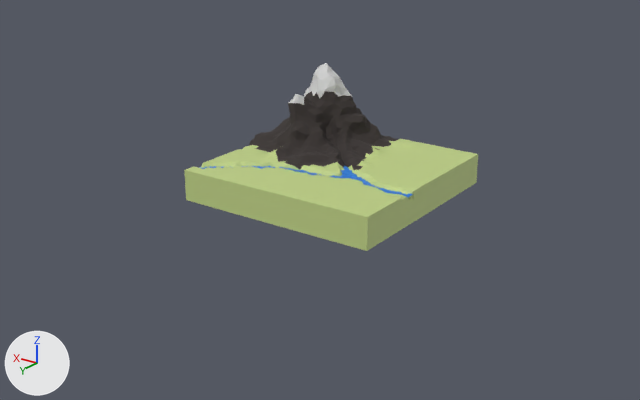
Renders of the Blender file first_world/myworld.blend from each side of a commit.
Both versions are drawn from a 50 mm lens placed at (-45.1, 66.0, 29.7), pointed at (0.0, 2.5, -0.1). The axes (+X, +Y, +Z) are drawn at lower left. The lights are the same throughout.

Before the edit, the objects in view are built like this:
```python
mat_water = principled_material('water')
mat_water.base_color = (0.0182, 0.2, 0.685)  # blue #257cd8
me_plane_001 = bpy.data.meshes.new('Plane.001')
me_plane_001.from_pydata(...)  # 1624 vertices, 3242 faces; spans x -10.0..10.8, y -10.2..10.0, z -0.1..10.7
# faces by material slot: [1528, 1545, 169]
me_plane_001.materials.append(mat_rock)  # black #3b3432
me_plane_001.materials.append(mat_green_grass)  # green #c1d388
me_plane_001.materials.append(mat_snow)  # light grey #d1d1d1
me_plane_003 = bpy.data.meshes.new('Plane.003')
me_plane_003.from_pydata(...)  # 1718 vertices, 3314 faces; spans x -10.0..10.0, y -5.4..5.4, z 0.0..0.2
me_plane_003.materials.append(mat_water)  # blue #257cd8
ob_terrain = bpy.data.objects.new('Terrain', me_plane_001)
ob_terrain.location = (0.0, 0.0, 0.0)
ob_water = bpy.data.objects.new('water', me_plane_003)
ob_water.location = (0.0, 4.38, 2.52)
```
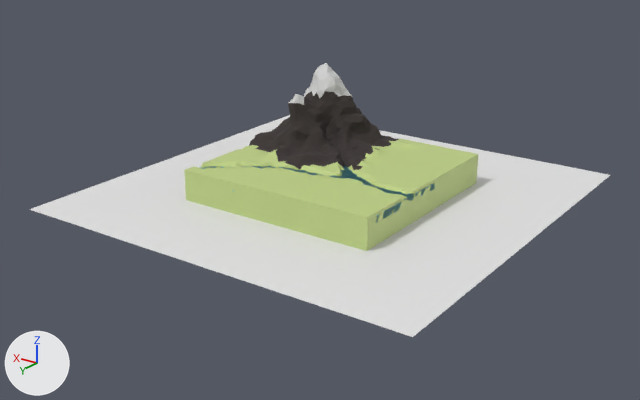
Diff of the bpy script that builds the scene:
```diff
--- a/first_world/myworld.blend.py
+++ b/first_world/myworld.blend.py
@@ mat_water @@
 mat_water.base_color = (0.0182, 0.2, 0.685)  # blue #257cd8
+mat_water.transmission_weight = 0.873
@@ me_plane @@
+me_plane.from_pydata([(-20.0, -20.0, 0.0), (20.0, -20.0, 0.0), (-20.0, 20.0, 0.0), (20.0, 20.0, 0.0)], [], [(0, 1, 3, 2)])
@@ ob_plane @@
+ob_plane = bpy.data.objects.new('Plane', me_plane)
+ob_plane.location = (0.0, 0.0, 0.0)
```

Changed parts and their boxes [x1, y1, x2, y2] in the pictures (640 x 400 px):
'Plane', added: after [29, 115, 610, 337]
'water', surface changed: [199, 166, 435, 227] in both
